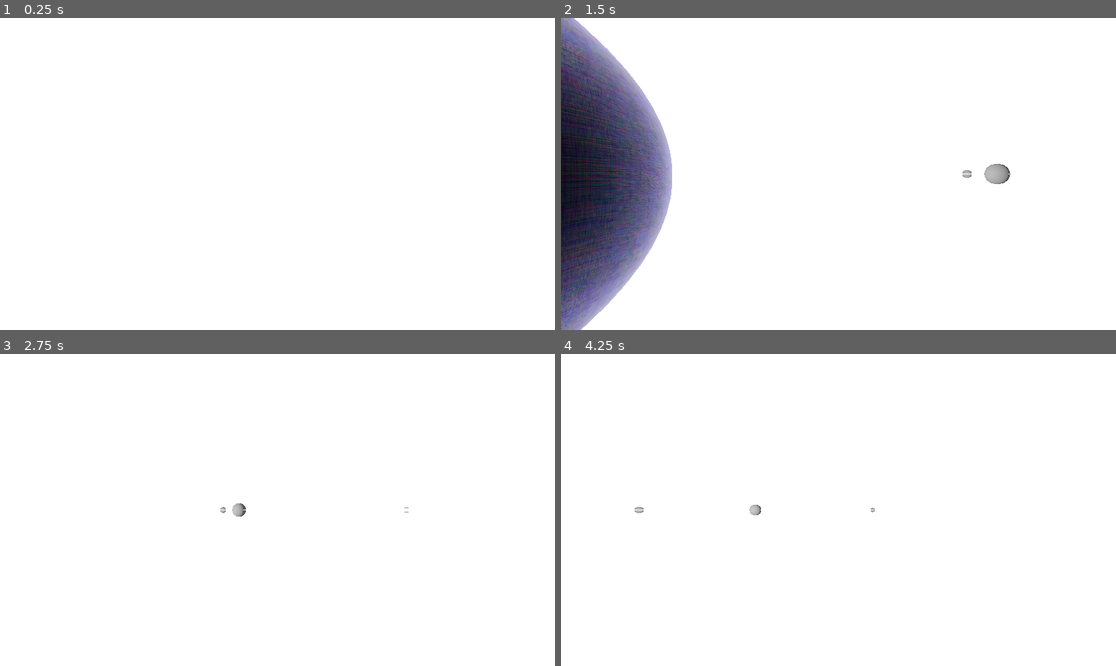
Above: before the commit, frames 1-4 (two rows, left to right).
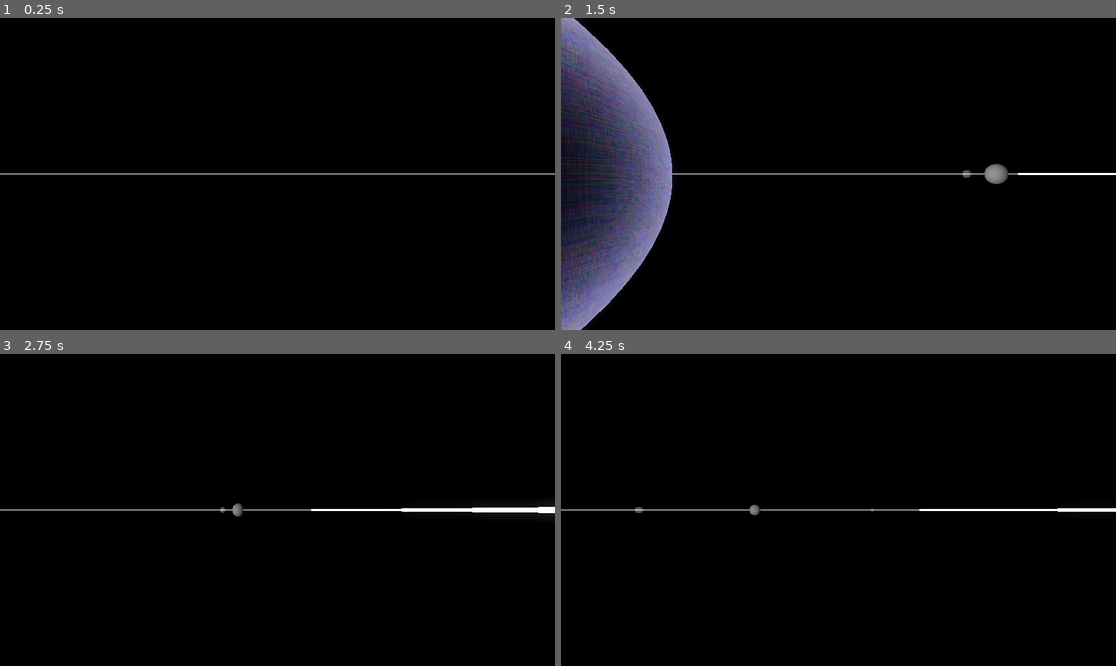
Above: after the commit, the same moments.

Repository: Pekersen/NFTL_Test_1.1
Game: Godot game, scene res://Main/main.tscn
The game is run twice, just before and just after one commit, with the same random seed, the same clock (stepped at 60 frames per second) and the same inputs.
Inputs (mouse positions are in pixels of both pictures, inside the frame that each line leads up to):
- Up to frame 1 (0.25 s): no input
- Up to frame 2 (1.5 s): tap Enter at 0.5 s; move the mouse to (960, 158) at 0.52 s; hold D (right) 0.53-1.25 s; tap Tab (return) at 0.6 s; click (960, 158) at 0.67 s; drag from (727, 189) to (810, 236) at 1.27 s
- Up to frame 3 (2.75 s): move the mouse to (333, 441) at 2.02 s; hold D (right) from 2.03 s (still down); hold Middle mouse button (camera_to_cursor) from 2.03 s (still down); tap Tab (return) at 2.3 s
- Up to frame 4 (4.25 s): release D (right) at 2.75 s; release Middle mouse button (camera_to_cursor) at 2.75 s; drag from (810, 572) to (672, 463) at 2.77 s; move the mouse to (1005, 556) at 3.52 s; hold A (left) from 3.53 s (still down); hold Ctrl (ctrl) from 3.53 s (still down); tap Tab (return) at 3.8 s

The runs differ from the first frame. In frame 1, 100% of the frame differs, in the area x 0-100%, y 0-100%; in frame 2, 87%; in frame 3, 99%; in frame 4, 100%.

Commit message:
Background change and star gen start
Changed background to black and began star generation stuff

Diff:
--- /dev/null
+++ b/Celestial Objects/Stars/star.gdshader
@@ -0,0 +1,78 @@
+// NOTE: Shader automatically converted from Godot Engine 4.2.1.stable's StandardMaterial3D.
+
+shader_type spatial;
+render_mode blend_mix,depth_draw_opaque,diffuse_burley,specular_schlick_ggx, shadows_disabled;
+uniform vec4 albedo : source_color;
+uniform sampler2D texture_albedo : source_color,filter_linear_mipmap,repeat_enable;
+uniform float point_size : hint_range(0,128);
+uniform float roughness : hint_range(0,1);
+uniform sampler2D texture_metallic : hint_default_white,filter_linear_mipmap,repeat_enable;
+uniform vec4 metallic_texture_channel;
+uniform sampler2D texture_roughness : hint_roughness_r,filter_linear_mipmap,repeat_enable;
+uniform float specular;
+uniform float metallic;
+uniform vec3 uv1_scale;
+uniform vec3 uv1_offset;
+uniform vec3 uv2_scale;
+uniform vec3 uv2_offset;
+
+uniform float Glow_Power : hint_range(0,10) = 3;
+uniform float Lightness_Difference : hint_range(0,10) = 3;
+uniform vec4 Sun_Color : source_color;
+
+uniform sampler2D voronoi_noise;
+uniform sampler2D emission_noise;
+varying vec3 vertex_pos;
+uniform float waveSpeed : hint_range(0,1) = 0.1;
+uniform float fresnel : hint_range(0,2) = 1.0;
+
+uniform float scale : hint_range(0,2) = 0.01;
+uniform float blendSharpness : hint_range(0,2) = 0.0;
+
+void vertex() {
+	UV=UV*uv1_scale.xy+uv1_offset.xy;
+	vertex_pos = VERTEX;
+}
+
+// TRIPLANAR FUNCTION
+vec4 triplanar_texture(vec3 position, vec3 normal, vec2 offset, sampler2D noise) {
+	vec4 colX = texture(noise, position.xy * scale + offset);
+	vec4 colY = texture(noise, position.xz * scale + offset);
+	vec4 colZ = texture(noise, position.zy * scale + offset);
+
+	vec3 blendWeight = abs(normal);
+	blendWeight = vec3(pow(blendWeight.x, blendSharpness), pow(blendWeight.y, blendSharpness), pow(blendWeight.z, blendSharpness));
+	blendWeight /= (blendWeight.x + blendWeight.y + blendWeight.z);
+
+	return colX * blendWeight.x + colY * blendWeight.y + colZ * blendWeight.z;
+}
+
+void fragment() {
+	vec2 base_uv = UV;
+	vec4 albedo_tex = texture(texture_albedo,base_uv);
+	//ALBEDO = albedo.rgb * albedo_tex.rgb;
+	float metallic_tex = dot(texture(texture_metallic,base_uv),metallic_texture_channel);
+	METALLIC = metallic_tex * metallic;
+	vec4 roughness_texture_channel = vec4(1.0,0.0,0.0,0.0);
+	float roughness_tex = dot(texture(texture_roughness,base_uv),roughness_texture_channel);
+	ROUGHNESS = roughness_tex * roughness;
+	SPECULAR = specular;
+
+
+	// Fresnel
+	float fresnel_out = pow(fresnel - clamp(dot(NORMAL, VIEW), 0.0, fresnel), fresnel);
+
+	vec2 waveOffsetA = vec2(TIME * waveSpeed, TIME * waveSpeed * 0.8);
+	vec2 waveOffsetB = vec2(TIME * waveSpeed * - 0.8, TIME * waveSpeed * -0.3);
+	vec2 result_offset = waveOffsetA + waveOffsetB;
+
+	vec3 cloud_tex = triplanar_texture(vertex_pos, NORMAL, result_offset, voronoi_noise).rgb;
+	vec3 cloud_tex_with_light = cloud_tex * vec3(Lightness_Difference);
+	vec3 cloud_tex_with_light_with_color = cloud_tex_with_light * Sun_Color.rgb;
+	vec3 cloud_tex_with_light_with_color_with_glow = vec3(Glow_Power) * cloud_tex_with_light_with_color;
+
+	vec3 noise_tex = triplanar_texture(vertex_pos, NORMAL, result_offset, emission_noise).rgb;
+	vec3 result = cloud_tex_with_light_with_color_with_glow * noise_tex;
+
+	EMISSION = vec3(fresnel_out) * result;
+}
--- a/Generation/System.gd
+++ b/Generation/System.gd
@@ -5,7 +5,7 @@
 func _ready():
 	initVars()
 	initPlanetChildren()
-
+	initStar()
 
 # Called every frame. 'delta' is the elapsed time since the previous frame.
 func _process(delta):
--- a/Generation/generate_system.gd
+++ b/Generation/generate_system.gd
@@ -63,9 +63,6 @@
 
 		add_child(planetInstance)
 
-func initStarChildren():
-	pass
-	#starInstance.radius = offsetValue([])
 
 func initPlanetVars(planetInstance):
 	# TEMP VALUES
@@ -73,5 +70,13 @@
 	planetInstance.orbit_speed = offsetValue([0.5,1.0])
 	planetInstance.radius = offsetValue([0.1,0.5])
 
+
+func initStarChildren():
+	pass
+
 func initStarVars(starInstance):
 	pass
+
+func initStar():
+	initStarChildren()
+	#initStarVars(starInstance)
--- a/Main/main.tscn
+++ b/Main/main.tscn
@@ -7,7 +7,6 @@
 
 [sub_resource type="Environment" id="Environment_y5lqt"]
 background_mode = 1
-background_color = Color(0.211765, 0.211765, 0.211765, 1)
 ambient_light_source = 1
 tonemap_mode = 2
 glow_enabled = true
